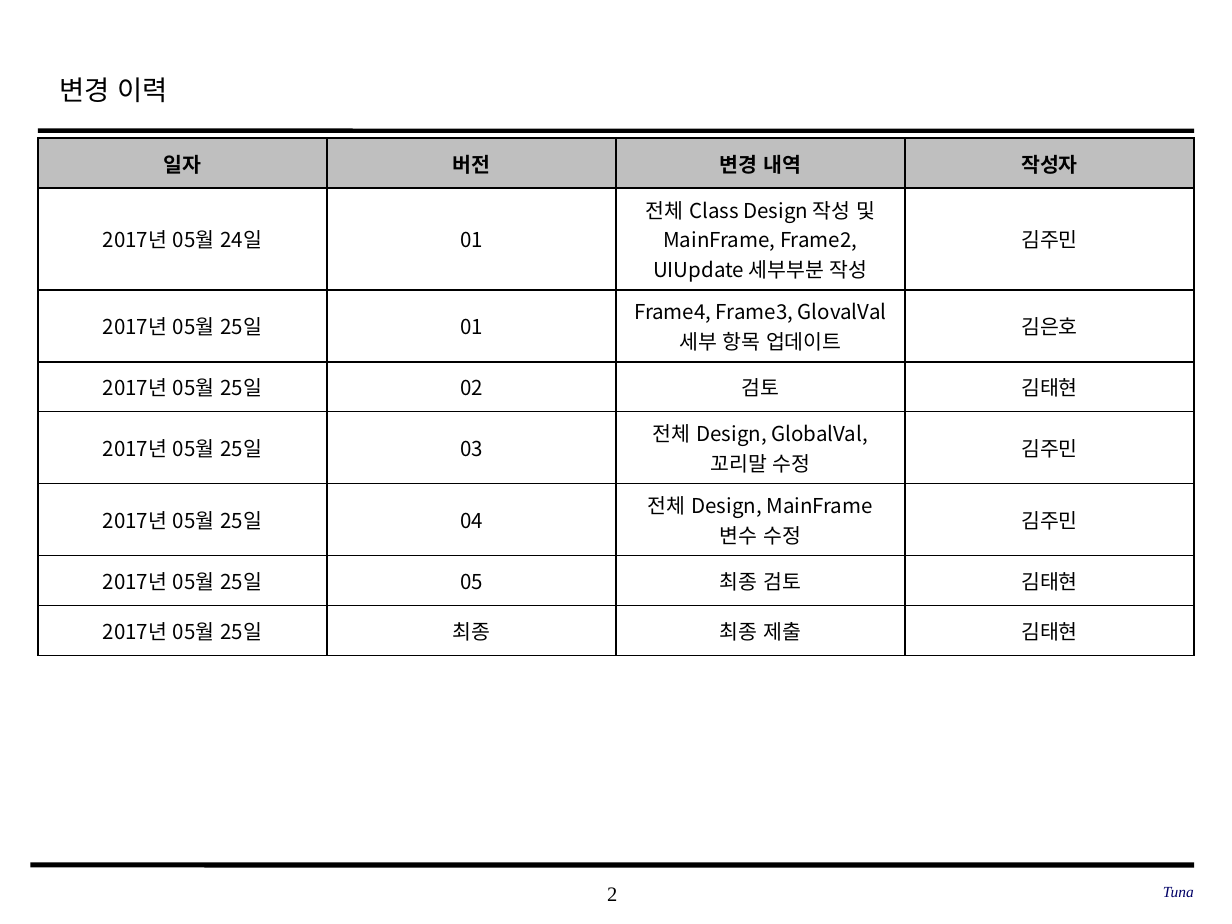
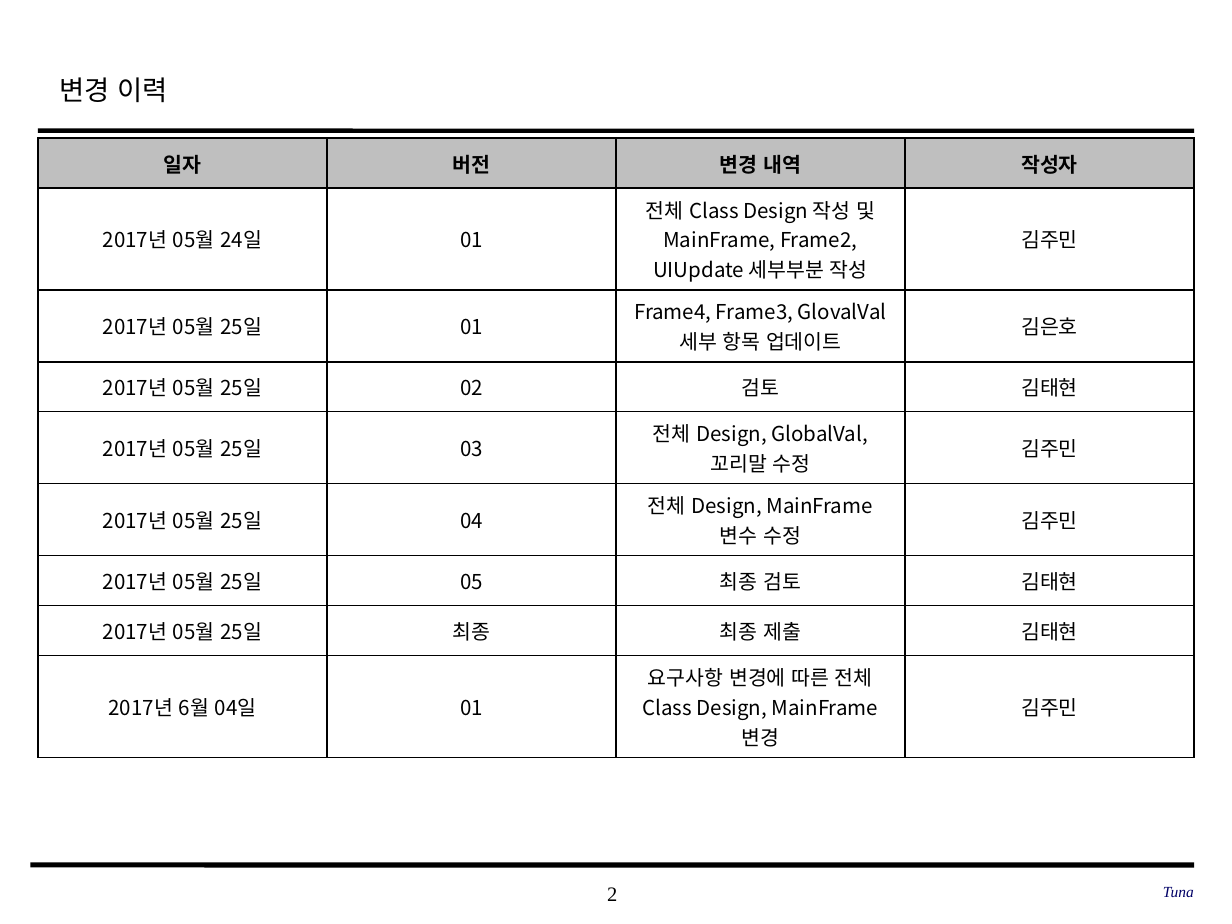
Before and after one commit to SE-admin/SE2017_4_tuna, a slide deck: slide 2 of doc/3_ 설계서/Class Design.pptx. Drawn at 1232x924 pixels with LibreOffice and Linux fonts; fonts in the diff are those of the drawing; background and template pictures are left out. Boxes give left, top, right and bottom in pixels: in the first picture for what was removed or moved away, otherwise in the second. Text is boxed around its words. In the diff, an @@ line names an element or a change of style, - is before the commit and + after.

Commit message:
#898 doc/3_ 설계서/Class Design.pptx ClassDesign_20170604_김주민_01 // 요구사항 변경에 따른 전체 Class Design, MainFrame 변경

```diff
--- a/doc/3_ 설계서/Class Design.pptx
+++ b/doc/3_ 설계서/Class Design.pptx
@@ table at (38,138,1196,751) @@
+row 9: 2017년 6월 04일 | 01 | 요구사항 변경에 따른 전체 Class Design, MainFrame 변경 | 김주민
```
Also in this commit, not shown: 7 other slides changed.
